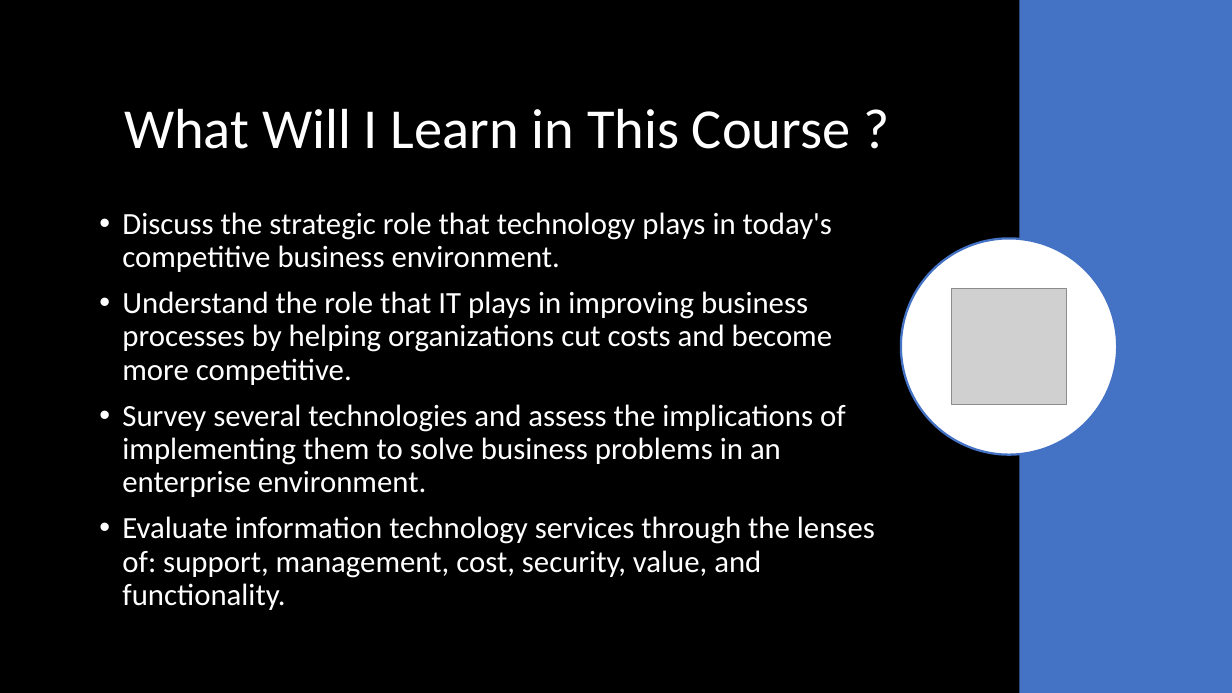
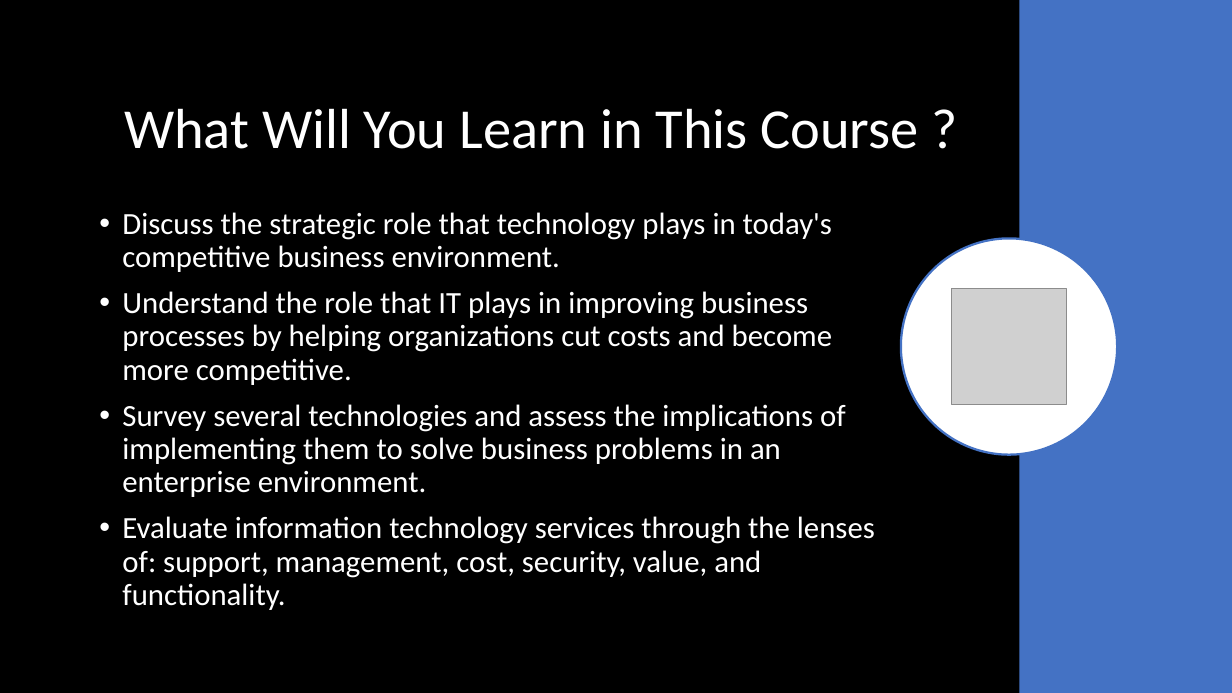
Before and after one commit to orstewar/ist346-content, a slide deck: slide 5 of content/01-introduction-to-course.pptx (slide 4 before the commit). Drawn at 1232x693 pixels with LibreOffice and Linux fonts; fonts in the diff are those of the drawing; grey boxes stand for pictures. Boxes give left, top, right and bottom in pixels: in the first picture for what was removed or moved away, otherwise in the second. Text is boxed around its words. In the diff, an @@ line names an element or a change of style, - is before the commit and + after.

```diff
--- a/content/01-introduction-to-course.pptx
+++ b/content/01-introduction-to-course.pptx
@@ title at (124,108,918,149): text changed @@
-What Will I Learn in This Course ?
+What Will You Learn in This Course ?
```
Also in this commit, not shown: 6 other slides changed, 4 slides added, 6 slides removed, 2 other files.
